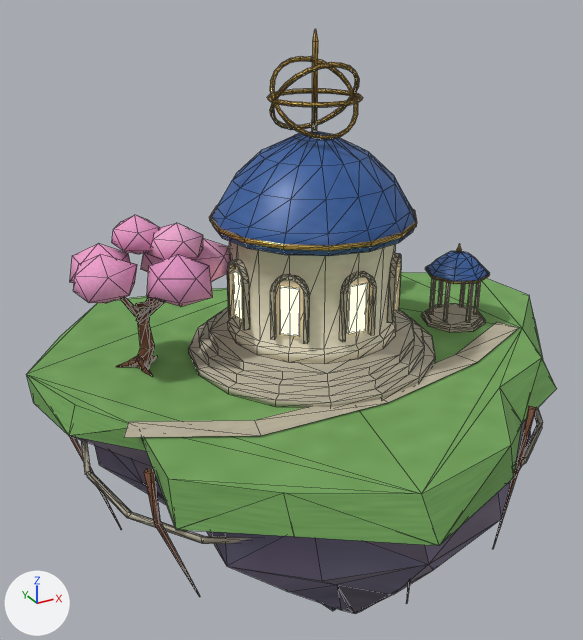
The glTF model public/assets/models/environment/sky-observatory-balanced.glb as it was, and as the next commit left it.
The view is the same before and after, from a camera (50 mm lens) standing at (-8.17, -13.91, 7.78) and looking at (-0.32, 0.35, 0.65). The lights are fixed; the arrows at lower left show +X, +Y and +Z. The first picture is the older version. Mesh edges are drawn as thin lines. Vertices at exactly the same position are counted once.

Script lines for the objects in view, before the commit:
```python
me_observatory_fractured_cliff_003 = bpy.data.meshes.new('observatory_fractured_cliff.003')
me_observatory_fractured_cliff_003.from_pydata(...)  # 1788 vertices, 3314 faces; spans x -5.8..6.94, y -5.94..4.84, z -7.01..6.68
me_observatory_fractured_cliff_003.materials.append(mat_lavender_layered_cliff)
me_observatory_fractured_cliff_003.materials.append(mat_meadow_and_moss)
me_observatory_fractured_cliff_003.materials.append(mat_warm_carved_timber)
me_observatory_fractured_cliff_003.materials.append(mat_carved_sandstone)
me_observatory_fractured_cliff_003.materials.append(mat_ivory_limestone)
me_observatory_fractured_cliff_003.materials.append(mat_warm_lit_glass)
me_observatory_fractured_cliff_003.materials.append(mat_royal_blue_glazed_slate)
me_observatory_fractured_cliff_003.materials.append(mat_brushed_antique_gold)
me_observatory_fractured_cliff_003.materials.append(mat_sakura_blossom_clusters)
me_observatory_fractured_cliff_003.materials.append(mat_deep_evergreen_foliage)
ob_sky_observatory = bpy.data.objects.new('sky-observatory', me_observatory_fractured_cliff_003)
ob_sky_observatory.location = (0.0, 0.0, 0.0)
```
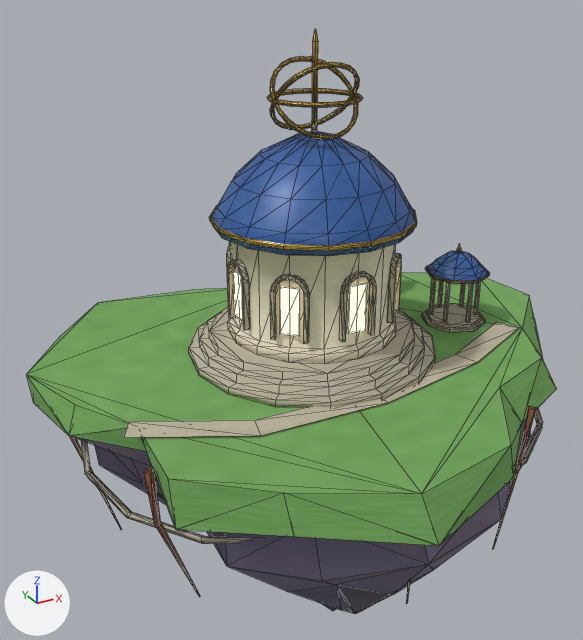
Location of each change, [x1, y1, x2, y2] in pixels of the pictures (583 x 640 px):
```json
{"part": 1, "of": "me_observatory_fractured_cliff_003", "change": "deleted", "before": [70, 215, 231, 376], "on screen": "pink"}
```

Scene script edits in JSON lines:
```json
{"block": "me_observatory_fractured_cliff_003", "where": "# used by ob_sky_observatory; location = (0.0, 0.0, 0.0)"}
{"op": "remove", "block": "me_observatory_fractured_cliff_003", "code": "me_observatory_fractured_cliff_003.from_pydata(...)  # 1788 vertices, 3314 faces; spans x -5.8..6.94, y -5.94..4.84, z -7.01..6.68"}
{"op": "add", "block": "me_observatory_fractured_cliff_003", "code": "me_observatory_fractured_cliff_003.from_pydata(...)  # 1600 vertices, 2998 faces; spans x -5.8..6.94, y -5.94..4.84, z -7.01..6.68"}
{"block": "me_observatory_fractured_cliff_003", "change": "me_observatory_fractured_cliff_003 part 1: 15 loose pieces with 188 vertices, spanning x -4.9..-1.5, y -0.69..2.24, z 0.0..3.24, are deleted"}
{"op": "remove", "block": "me_observatory_fractured_cliff_003", "code": "me_observatory_fractured_cliff_003.materials.append(mat_sakura_blossom_clusters)"}
```
